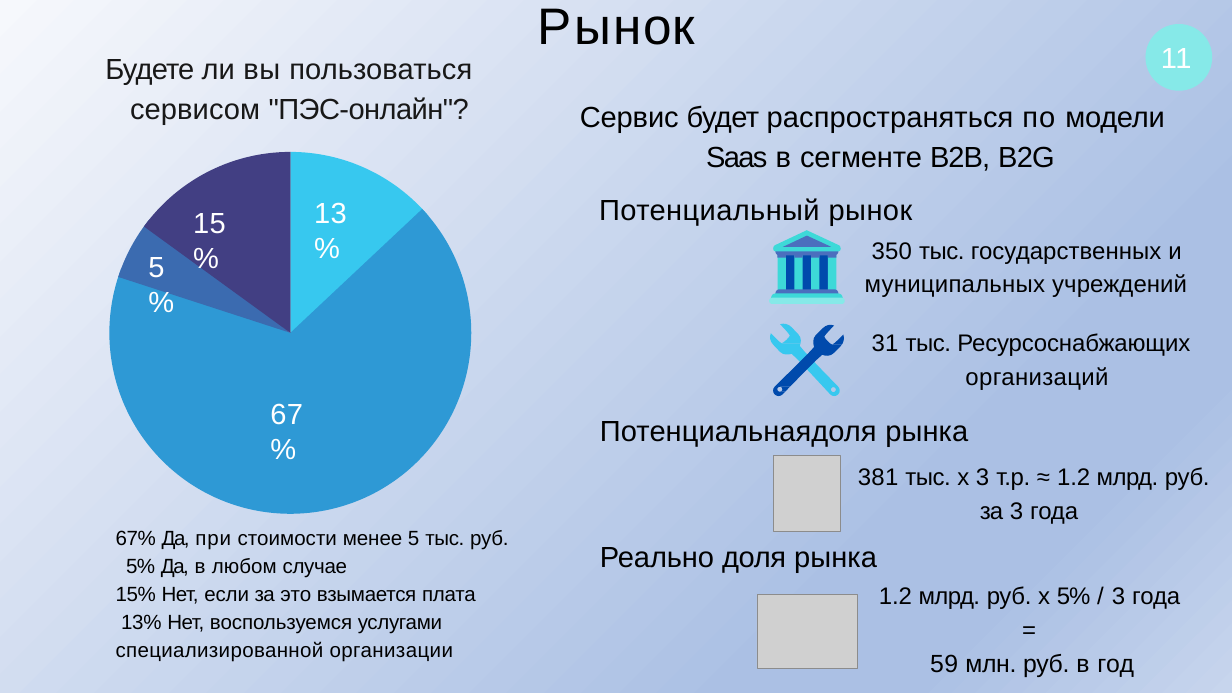
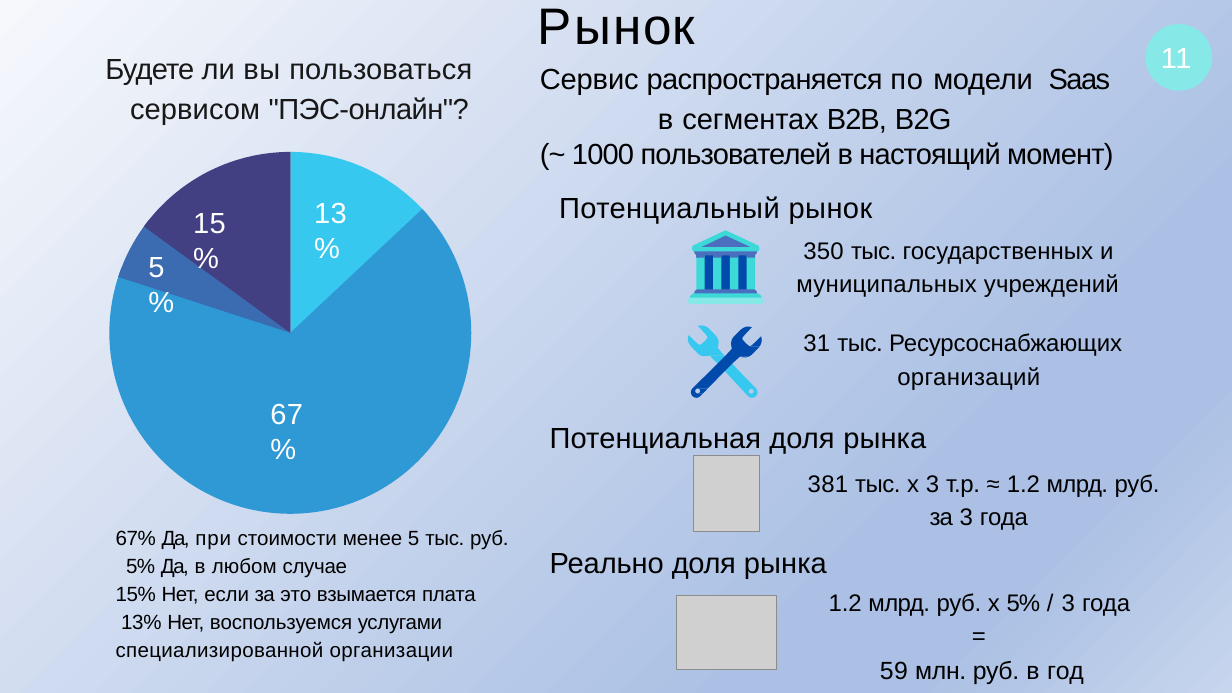
Before and after one commit to Infoboros/bachelors-degree, a slide deck: slide 11 of презентация.pptx. Drawn at 1232x693 pixels with LibreOffice and Linux fonts; fonts in the diff are those of the drawing; grey boxes stand for pictures; background and template pictures are left out. Boxes give left, top, right and bottom in pixels: in the first picture for what was removed or moved away, otherwise in the second. Text is boxed around its words. In the diff, an @@ line names an element or a change of style, - is before the commit and + after.

Commit message:
[fix] pptx

```diff
--- a/презентация.pptx
+++ b/презентация.pptx
@@ text "Сервис распространяется по модели Saas ...": place and size @@
-text "Сервис распространяется по модели Saas ..." at <box>580,105,1164,225</box>
+text "Сервис распространяется по модели Saas ..." at <box>540,68,1113,223</box>
@@ text at <box>540,68,1113,170</box>: text changed @@
-Сервис будет распространяться по модели Saas в сегменте B2B, B2G
+Сервис распространяется по модели Saas в сегментах B2B, B2G
+(~ 1000 пользователей в настоящий момент)
@@ text "350 тыс. государственных и муниципальных ...": place and size @@
-text "350 тыс. государственных и муниципальных ..." at <box>865,242,1190,390</box>
+text "350 тыс. государственных и муниципальных ..." at <box>796,242,1122,390</box>
@@ 11 freeform shapes, 2 pictures: place and size @@
-11 freeform shapes, 2 pictures at <box>757,230,857,668</box>
+11 freeform shapes, 2 pictures at <box>676,230,776,670</box>
@@ text "Потенциальная доля рынка": place and size @@
-text "Потенциальная доля рынка" at <box>600,421,1210,677</box>
+text "Потенциальная доля рынка" at <box>550,428,1160,684</box>
@@ text at <box>550,428,926,453</box>: spaces changed @@
-Потенциальнаядоля рынка
+Потенциальная доля рынка
```
Also in this commit, not shown: 1 other slide changed.
